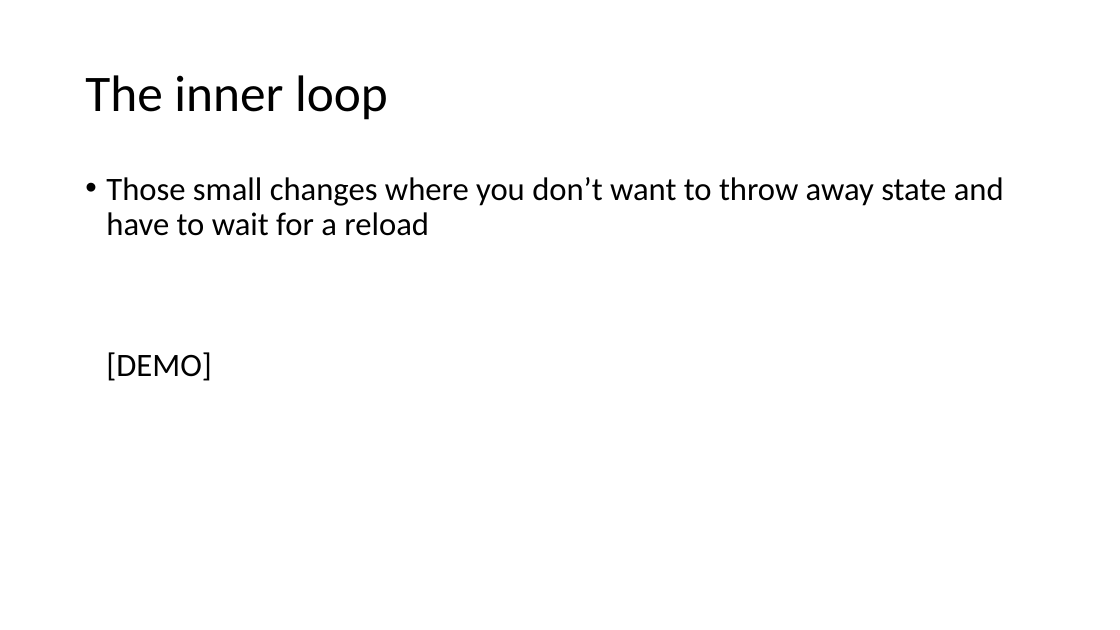
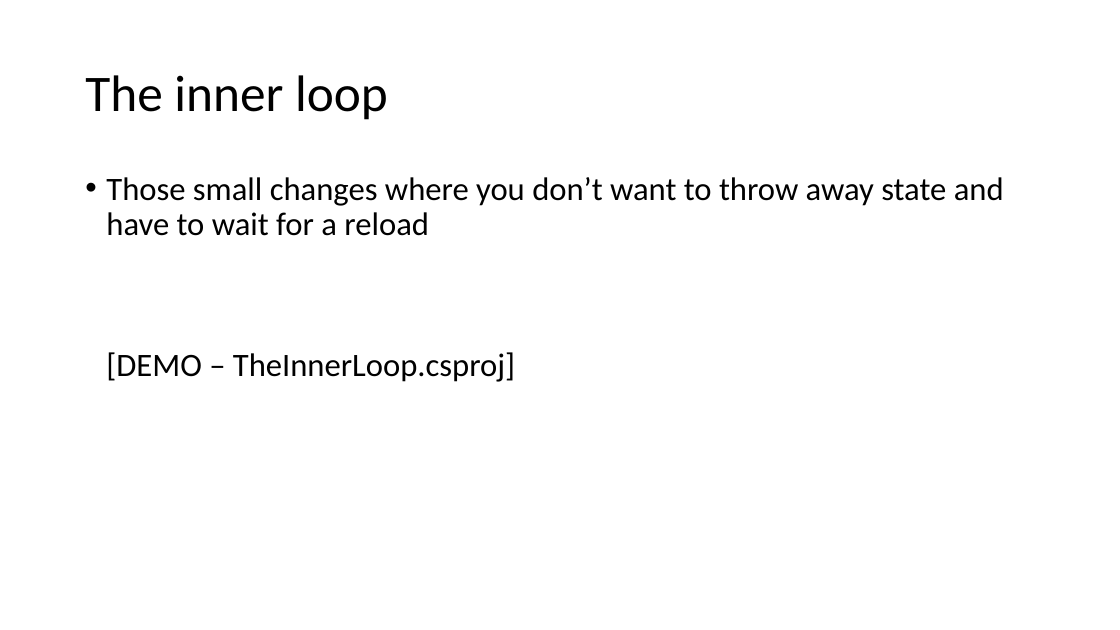
Before and after one commit to clivetong/Talks, a slide deck: slide 5 of EnCForTheWin/HotReloadAndEditAndContinue.pptx. Drawn at 1120x630 pixels with LibreOffice and Linux fonts; fonts in the diff are those of the drawing. Boxes give left, top, right and bottom in pixels: in the first picture for what was removed or moved away, otherwise in the second. Text is boxed around its words. In the diff, an @@ line names an element or a change of style, - is before the commit and + after.

```diff
--- a/EnCForTheWin/HotReloadAndEditAndContinue.pptx
+++ b/EnCForTheWin/HotReloadAndEditAndContinue.pptx
@@ text at [106, 177, 1004, 382]: text changed @@
-• Those small changes where you don’t want to throw away state and have to wait for a reload
-  [DEMO]
+• Those small changes where you don’t want to throw away state and have to wait for a reload
+  [DEMO – TheInnerLoop.csproj]
```
Also in this commit, not shown: 5 other slides changed, 2 slides added.
